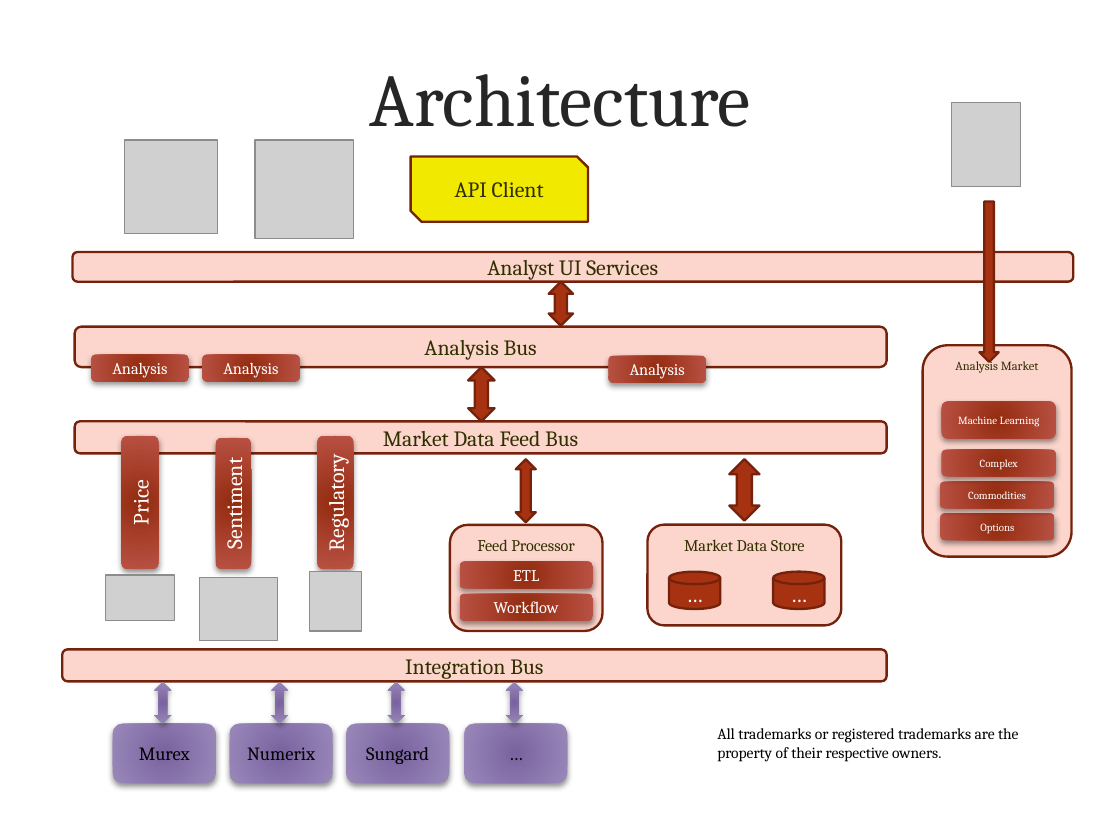
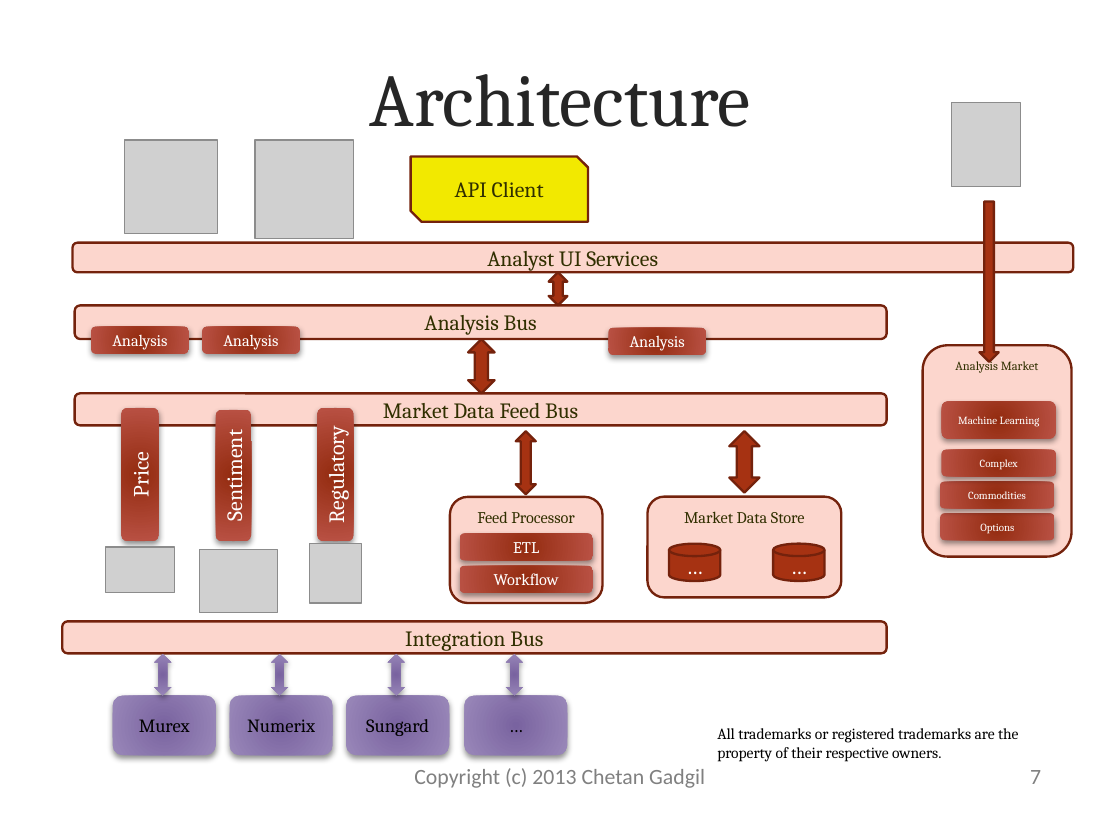
Before and after one commit to manojkumar23/optionpricing, a slide deck: slide 7 of openoptions/docs/OpenOptions.pptx. Drawn at 1120x840 pixels with LibreOffice and Linux fonts; fonts in the diff are those of the drawing; grey boxes stand for pictures; background and template pictures are left out. Boxes give left, top, right and bottom in pixels: in the first picture for what was removed or moved away, otherwise in the second. Text is boxed around its words. In the diff, an @@ line names an element or a change of style, - is before the commit and + after.

```diff
--- a/openoptions/docs/OpenOptions.pptx
+++ b/openoptions/docs/OpenOptions.pptx
@@ rounded rectangle "Analyst UI Services": place and size @@
-rounded rectangle "Analyst UI Services" at (73,252,1074,281)
+rounded rectangle "Analyst UI Services" at (73,243,1074,272)
@@ up down arrow: place and size @@
-up down arrow at (549,281,573,325)
+up down arrow at (549,272,568,306)
@@ rounded rectangle "Analysis Bus": place and size @@
-rounded rectangle "Analysis Bus" at (75,327,887,367)
+rounded rectangle "Analysis Bus" at (75,306,887,339)
@@ 16 rounded rectangles, 7 up down arrows, 3 pictures, 2 cylinders: place and size @@
-16 rounded rectangles, 7 up down arrows, 3 pictures, 2 cylinders at (63,355,887,783)
+16 rounded rectangles, 7 up down arrows, 3 pictures, 2 cylinders at (63,327,887,755)
@@ text added at (414,768,705,788), 14 pt, text #808080 @@
+Copyright (c) 2013 Chetan Gadgil
@@ page number added at (1030,770,1041,784), 14 pt, text #808080 @@
+7
```
Also in this commit, not shown: 7 other slides changed, 4 slides added, 2 slides removed.
